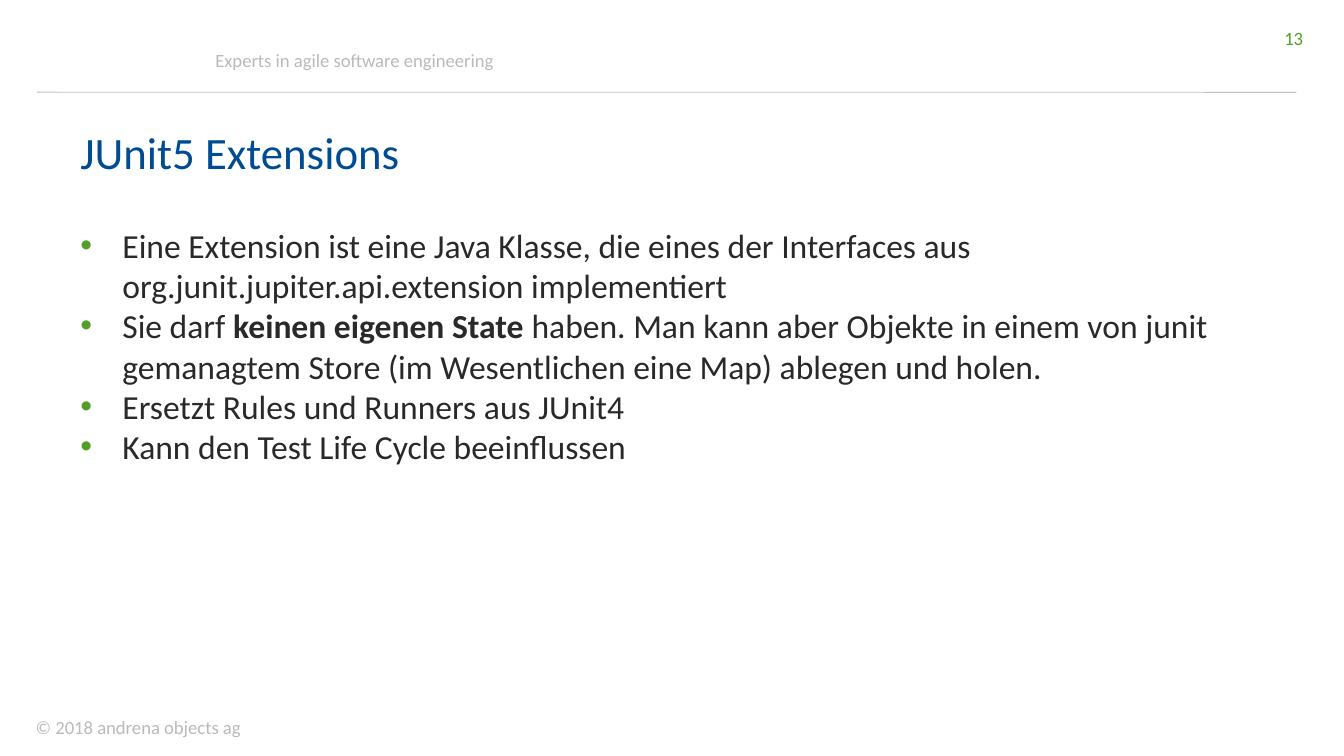
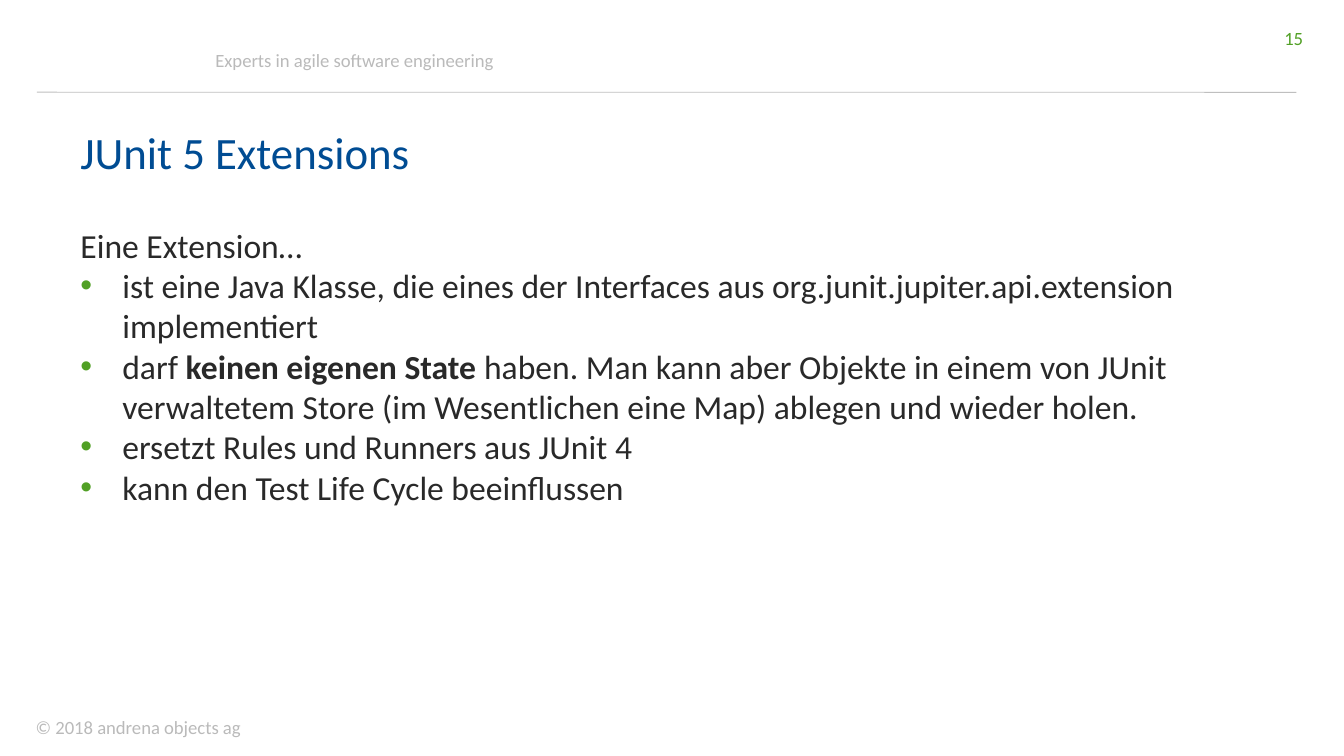
Before and after one commit to andrena/junit5-workshop-et-ka-2018, a slide deck: slide 15 of files/Folien.pptx (slide 13 before the commit). Drawn at 1344x756 pixels with LibreOffice and Linux fonts; fonts in the diff are those of the drawing; background and template pictures are left out. Boxes give left, top, right and bottom in pixels: in the first picture for what was removed or moved away, otherwise in the second. Text is boxed around its words. In the diff, an @@ line names an element or a change of style, - is before the commit and + after.

```diff
--- a/files/Folien.pptx
+++ b/files/Folien.pptx
@@ page number at [1284, 33, 1303, 45]: text changed @@
-13
+15
@@ text at [80, 138, 409, 170]: spaces changed @@
-JUnit5 Extensions
+JUnit 5 Extensions
@@ text at [80, 235, 1173, 506]: text changed @@
-• Eine Extension ist eine Java Klasse, die eines der Interfaces aus org.junit.jupiter.api.extension implementiert
-• Sie darf keinen eigenen State haben. Man kann aber Objekte in einem von junit gemanagtem Store (im Wesentlichen eine Map) ablegen und holen.
-• Ersetzt Rules und Runners aus JUnit4
-• Kann den Test Life Cycle beeinflussen
+Eine Extension…
+• ist eine Java Klasse, die eines der Interfaces aus org.junit.jupiter.api.extension implementiert
+• darf keinen eigenen State haben. Man kann aber Objekte in einem von JUnit verwaltetem Store (im Wesentlichen eine Map) ablegen und wieder holen.
+• ersetzt Rules und Runners aus JUnit 4
+• kann den Test Life Cycle beeinflussen
```
Also in this commit, not shown: 27 other slides changed, 5 slides added, 1 slide removed.
